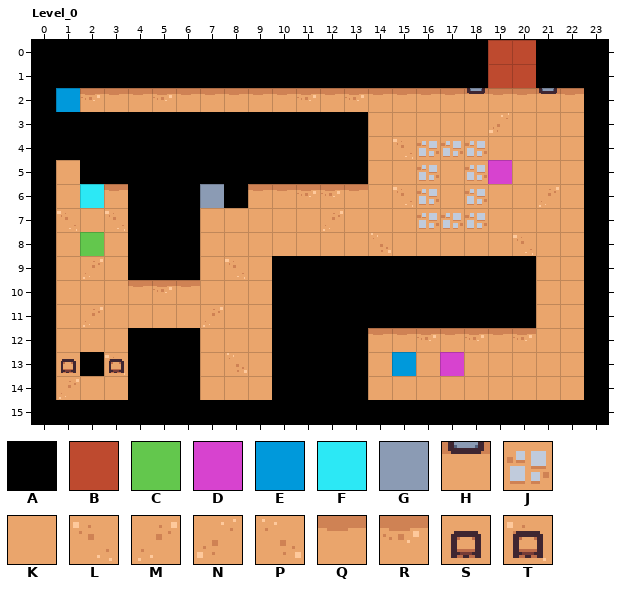
Two versions of a level (LDtk project, ggj-2026.ldtk). The picture above is the old version.
Cells are 16x16 px. Shown: Level_0 x 0..23, y 0..15. The commit also changed other parts of the map, which this record leaves out.
Key: from "IntGrid": A 1 "wall", B 2 "door", C 4 "playerSpawn", D 5 "enemySpawn", E 13 "chest", F 14 "barrel", G 17 "anvil"; from "Tilemap_packed": H 30, J 42, K 48, L 49, M 49 flipped left-right, N 49 flipped up-down, P 49 turned 180, Q 50, R 51, S 48 under 73, T 49 under 73.
_ is an empty cell, # one hidden under a higher layer.
Layer "Tiles" before, first column x 0:
 0 ########################
 1 ########################
 2 ##RQQRQQQQQRQRQQQQHQQHQ#
 3 ##############KKKKKNKKK#
 4 ##############KLJJJKKKK#
 5 #K############KKJKJ#KKK#
 6 #K#Q#####QQRRQKLJKJKKMK#
 7 #LKL###KKKKKMKKKJJJKKKK#
 8 #K#K###KKKKKKKPKKKKKLKK#
 9 #KMK###KLK###########KK#
10 #KKKQRQKKK###########KK#
11 #KMKKKKMKK###########KK#
12 #KKK###KKK####QQRQRQRKK#
13 #S#T###KPK####K#K#KKKKK#
14 #MKK###KKK####KKKKKKKKK#
15 ########################
Layer "IntGrid" before, first column x 0:
 0 AAAAAAAAAAAAAAAAAAABBAAA
 1 AAAAAAAAAAAAAAAAAAABBAAA
 2 AE_____________________A
 3 AAAAAAAAAAAAAA_________A
 4 AAAAAAAAAAAAAA_________A
 5 A_AAAAAAAAAAAA_____D___A
 6 A_F_AAAGA______________A
 7 A___AAA________________A
 8 A_C_AAA________________A
 9 A___AAA___AAAAAAAAAAA__A
10 A_________AAAAAAAAAAA__A
11 A_________AAAAAAAAAAA__A
12 A___AAA___AAAA_________A
13 A_A_AAA___AAAA_E_D_____A
14 A___AAA___AAAA_________A
15 AAAAAAAAAAAAAAAAAAAAAAAA
Once edited:
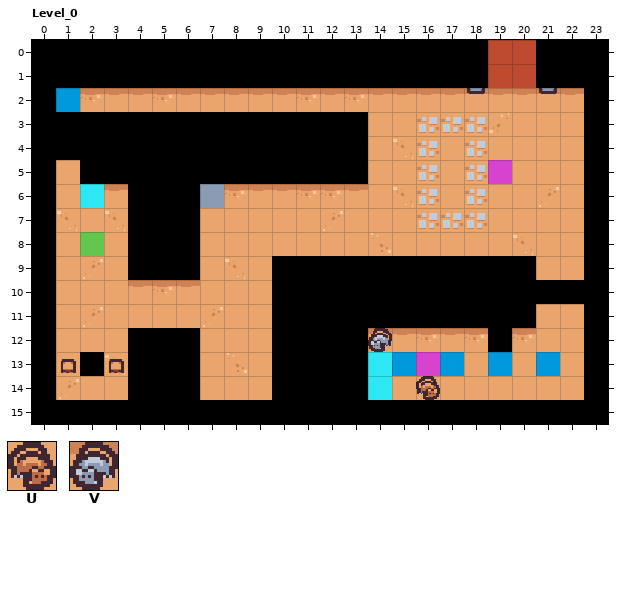
Further tiles: from "Tilemap_packed": U 48 under 123, V 50 under 124 flipped left-right.
What changed:
Changed rows in their new state; . is an unchanged cell.
Layer "Tiles":
first column x 8:
 3 ........JJJ
 4 .........K.
 6 R..........
first column x 14:
10 .......##
12 V....#...
13 #....#.#.
14 #.U......
Layer "IntGrid":
first column x 8:
 6 _
first column x 14:
10 .......AA
12 .....A...
13 F.DE.E.E.
14 F........
Where, in picture pixels (left, top, right, bottom), the same in both pictures:
changed: (417, 117, 487, 157)
changed: (224, 184, 248, 208)
changed: (536, 280, 584, 304)
changed: (368, 328, 392, 400)
changed: (488, 328, 512, 376)
changed: (416, 352, 464, 400)
changed: (536, 352, 560, 376)
